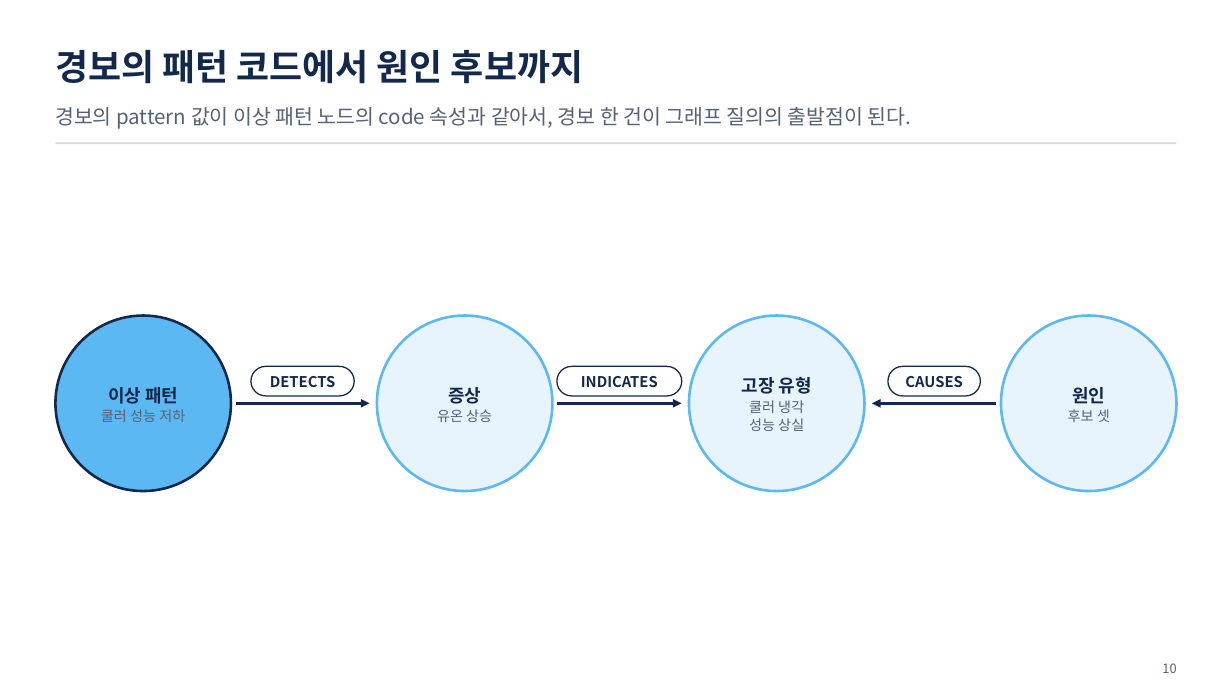
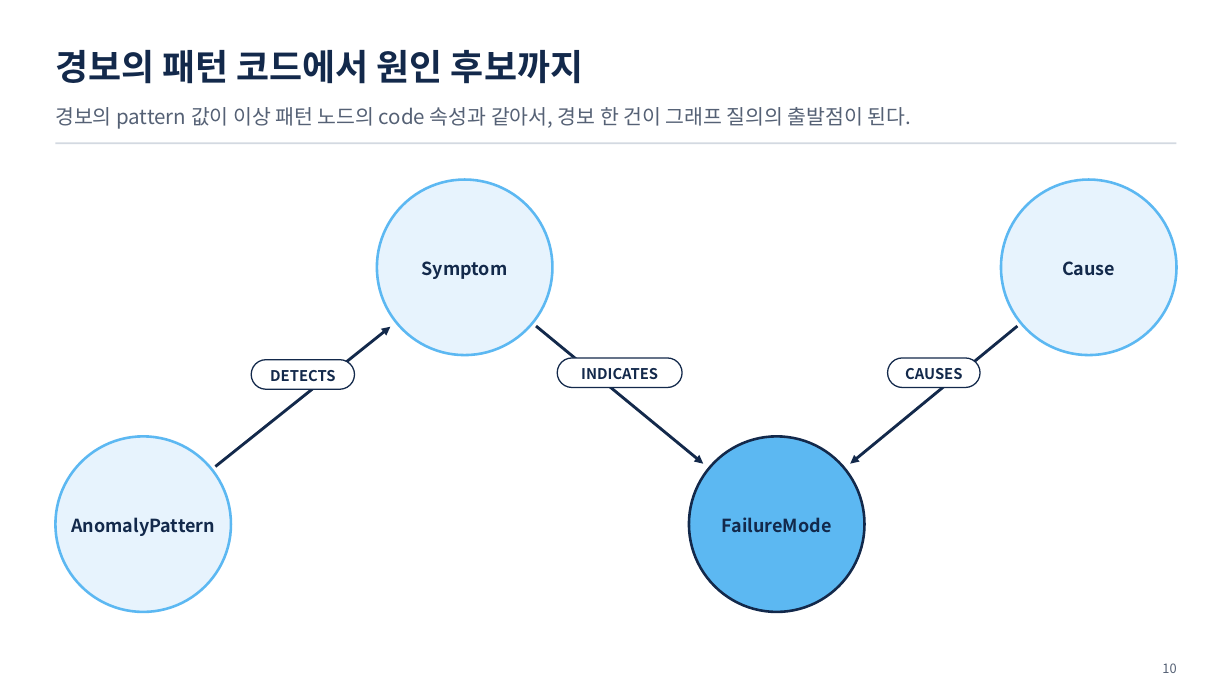
Before and after one commit to uengine-oss/hyd-iot-edu, a slide deck: slide 10 of 산출물/통합반/이론/11회차/통합반_11일차.pptx. Drawn at 1232x693 pixels with LibreOffice and Linux fonts; fonts in the diff are those of the drawing. Boxes give left, top, right and bottom in pixels: in the first picture for what was removed or moved away, otherwise in the second. Text is boxed around its words. In the diff, an @@ line names an element or a change of style, - is before the commit and + after.

```diff
--- a/산출물/통합반/이론/11회차/통합반_11일차.pptx
+++ b/산출물/통합반/이론/11회차/통합반_11일차.pptx
@@ ellipse: place and size @@
-ellipse at (377,316,553,492)
+ellipse at (377,179,553,355)
@@ ellipse: place and size @@
-ellipse at (1001,316,1177,492)
+ellipse at (1001,179,1177,355)
@@ text at (422,261,508,279): text changed; size 11 to 14 pt; text colour #556175 to #13294B; bold on @@
-증상
-유온 상승
+Symptom
@@ text at (1062,261,1115,276): text changed; size 11 to 14 pt; text colour #556175 to #13294B; bold on @@
-원인
-후보 셋
+Cause
@@ arrow moved from (236, 404) - (370, 404) to (215, 467) - (390, 327) @@
@@ arrow moved from (557, 404) - (682, 404) to (536, 326) - (703, 464) @@
@@ arrow moved from (996, 404) - (872, 404) to (1018, 326) - (850, 464) @@
@@ 2 texts, 2 rounded rectangles: place and size @@
-2 texts, 2 rounded rectangles at (557,366,981,396)
+2 texts, 2 rounded rectangles at (557,358,981,387)
@@ text "DETECTS": place and size @@
-text "DETECTS" at (270,376,335,387)
+text "DETECTS" at (270,370,335,381)
@@ rounded rectangle: place and size @@
-rounded rectangle at (251,366,355,396)
+rounded rectangle at (251,360,355,389)
@@ ellipse: place and size @@
-ellipse at (55,316,231,492)
+ellipse at (55,436,231,612)
@@ ellipse at (55,436,231,612): fill #5CB8F2 to #E7F3FD; outline #13294B 2 pt to #5CB8F2 2 pt @@
@@ ellipse: place and size @@
-ellipse at (689,316,865,492)
+ellipse at (689,436,865,612)
@@ ellipse at (689,436,865,612): fill #E7F3FD to #5CB8F2; outline #5CB8F2 2 pt to #13294B 2 pt @@
@@ text at (71,517,215,536): text changed; size 11 to 14 pt; text colour #556175 to #13294B; bold on @@
-이상 패턴
-쿨러 성능 저하
+AnomalyPattern
@@ text at (722,517,832,532): text changed; size 11 to 14 pt; text colour #556175 to #13294B; bold on @@
-고장 유형
-쿨러 냉각
-성능 상실
+FailureMode
```
Also in this commit, not shown: 11 other slides changed, 29 other files.
